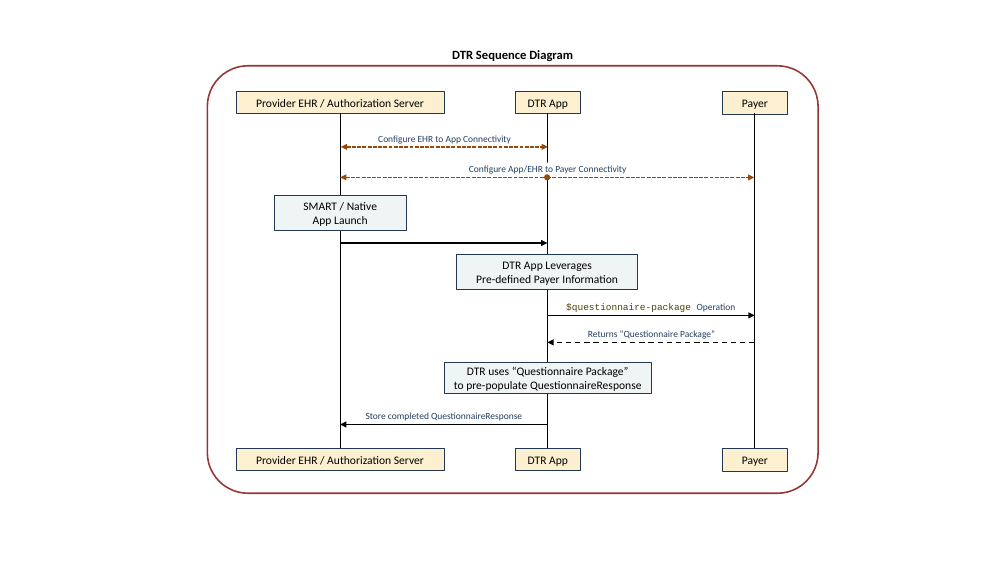
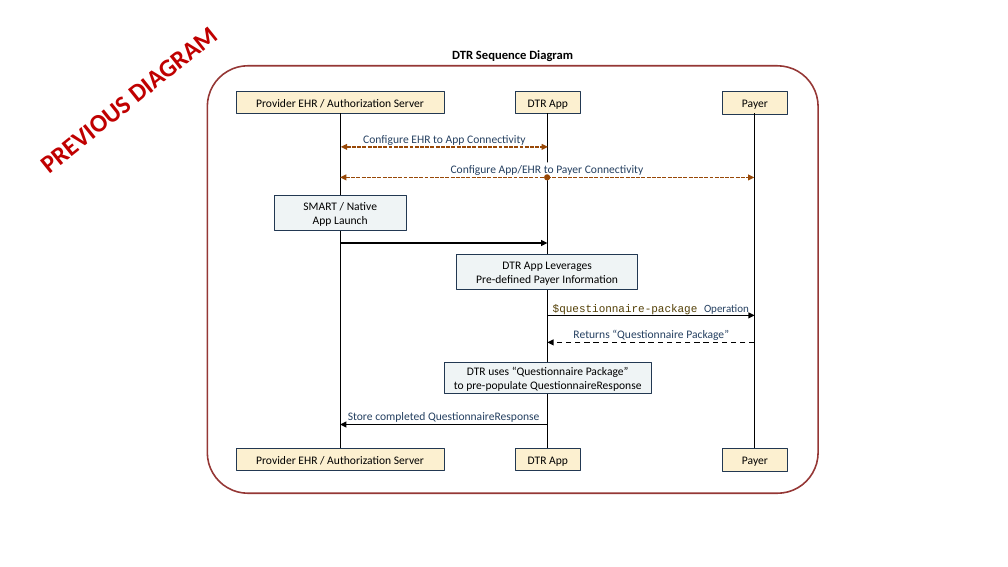
Before and after one commit to HL7/davinci-dtr, a slide deck: slide 3 of input/images-source/CRD_DTR_Flow.pptx (slide 2 before the commit). Drawn at 1008x567 pixels with LibreOffice and Linux fonts; fonts in the diff are those of the drawing. Boxes give left, top, right and bottom in pixels: in the first picture for what was removed or moved away, otherwise in the second. Text is boxed around its words. In the diff, an @@ line names an element or a change of style, - is before the commit and + after.

```diff
--- a/input/images-source/CRD_DTR_Flow.pptx
+++ b/input/images-source/CRD_DTR_Flow.pptx
@@ text added at box(12, 1, 244, 196), 24 pt, text #C00000, bold @@
+PREVIOUS DIAGRAM
@@ size 9 to 11 pt in 4 elements at box(573, 330, 729, 340), box(348, 412, 539, 422), box(363, 135, 525, 147), box(427, 163, 667, 181) @@
@@ rectangle "Configure App/EHR to Payer Connectivity": place and size @@
-rectangle "Configure App/EHR to Payer Connectivity" at box(469, 165, 627, 175)
+rectangle "Configure App/EHR to Payer Connectivity" at box(427, 163, 667, 181)
@@ text "$questionnaire-package Operation" at box(553, 304, 749, 315): size 9 to 10.5 pt @@
```
Also in this commit, not shown: 1 slide added.
